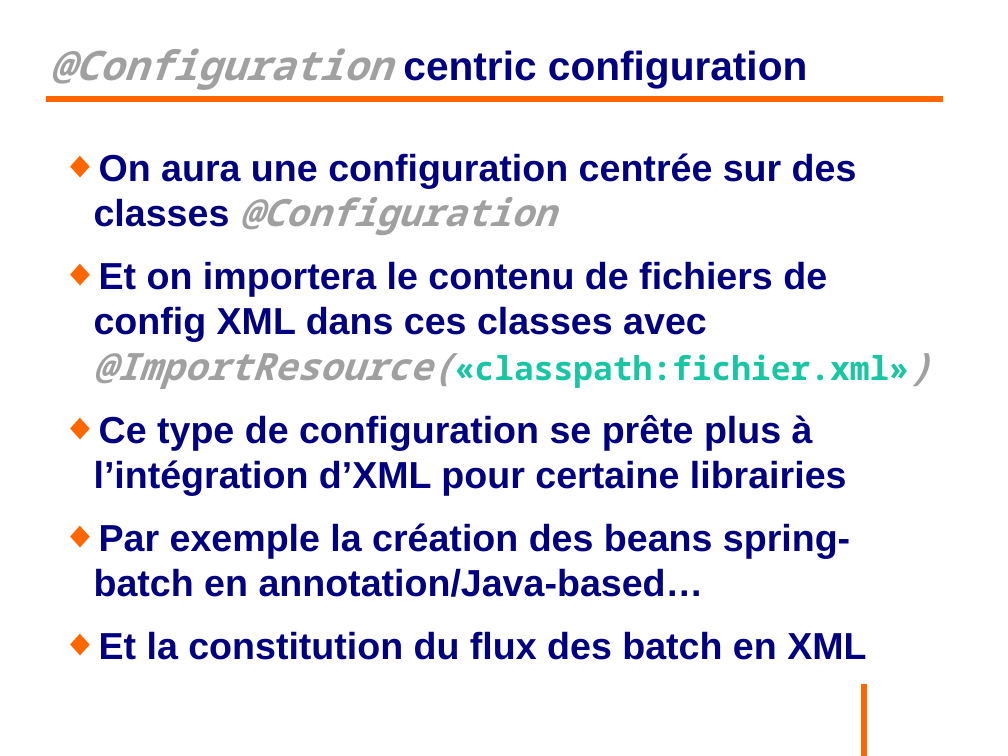
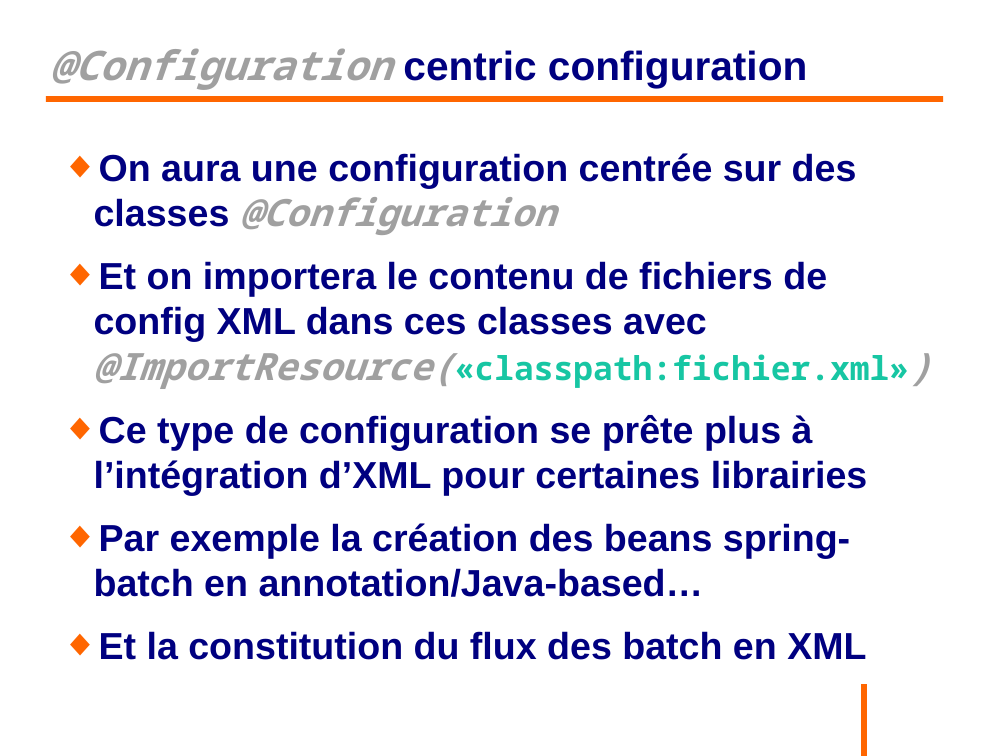
Before and after one commit to philphils/formation-spring, a slide deck: slide 130 of Documentation/diapo_formation_spring.odp. Drawn at 1008x756 pixels with LibreOffice and Linux fonts; fonts in the diff are those of the drawing; background and template pictures are left out. Boxes give left, top, right and bottom in pixels: in the first picture for what was removed or moved away, otherwise in the second. Text is boxed around its words. In the diff, an @@ line names an element or a change of style, - is before the commit and + after.

```diff
--- a/Documentation/diapo_formation_spring.odp
+++ b/Documentation/diapo_formation_spring.odp
@@ text at bbox=[94, 415, 868, 495]: text changed @@
-◆ Ce type de configuration se prête plus à l’intégration d’XML pour certaine librairies
+◆ Ce type de configuration se prête plus à l’intégration d’XML pour certaines librairies
```
Also in this commit, not shown: 23 other slides changed.
